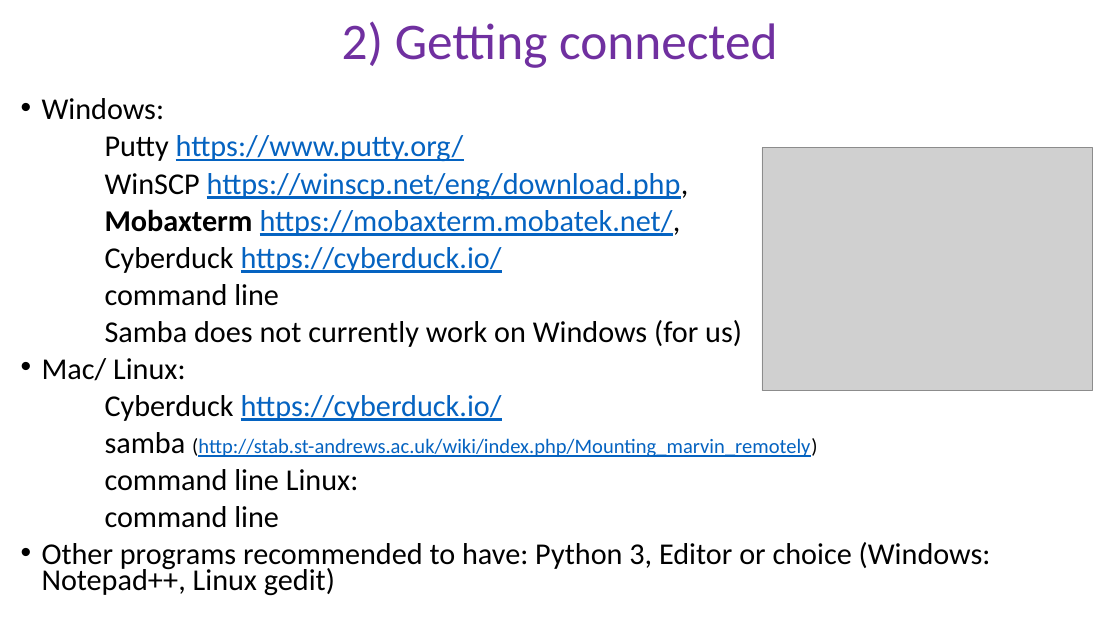
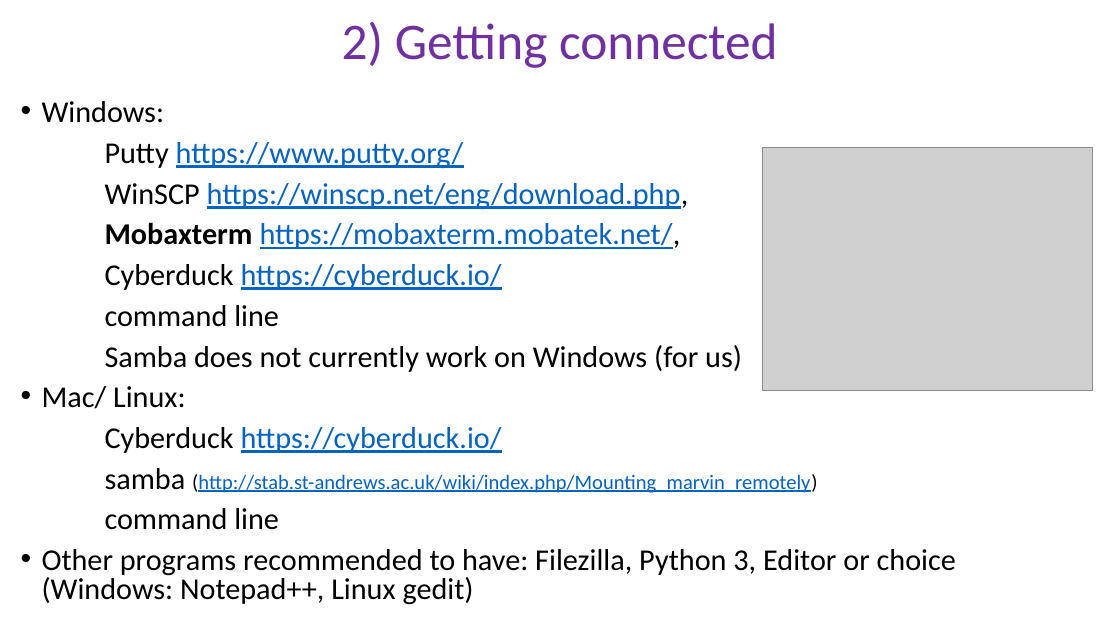
Before and after one commit to peterthorpe5/Sys_admin, a slide deck: slide 1 of cluster_course/powerpoint/2_Getting_connected.pptx. Drawn at 1120x630 pixels with LibreOffice and Linux fonts; fonts in the diff are those of the drawing; grey boxes stand for pictures. Boxes give left, top, right and bottom in pixels: in the first picture for what was removed or moved away, otherwise in the second. Text is boxed around its words. In the diff, an @@ line names an element or a change of style, - is before the commit and + after.

```diff
--- a/cluster_course/powerpoint/2_Getting_connected.pptx
+++ b/cluster_course/powerpoint/2_Getting_connected.pptx
@@ text at box(42, 101, 817, 530): line spacing 0.7 to 0.8 @@
@@ text at box(105, 469, 359, 491): paragraph removed @@
-command line Linux:
@@ text at box(42, 549, 956, 605): text changed @@
-• Other programs recommended to have: Python 3, Editor or choice (Windows: Notepad++, Linux gedit)
+• Other programs recommended to have: Filezilla, Python 3, Editor or choice (Windows: Notepad++, Linux gedit)
```
Also in this commit, not shown: 3 other slides changed, 1 other file.
